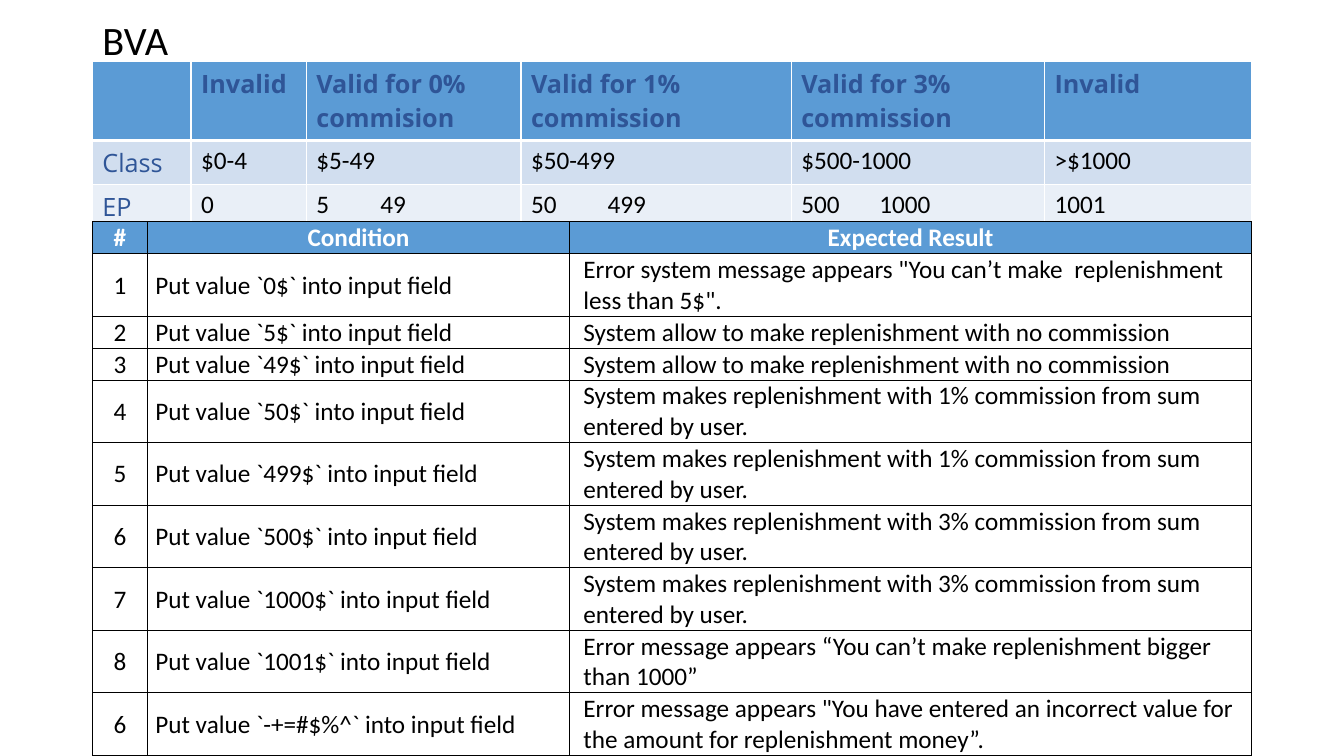
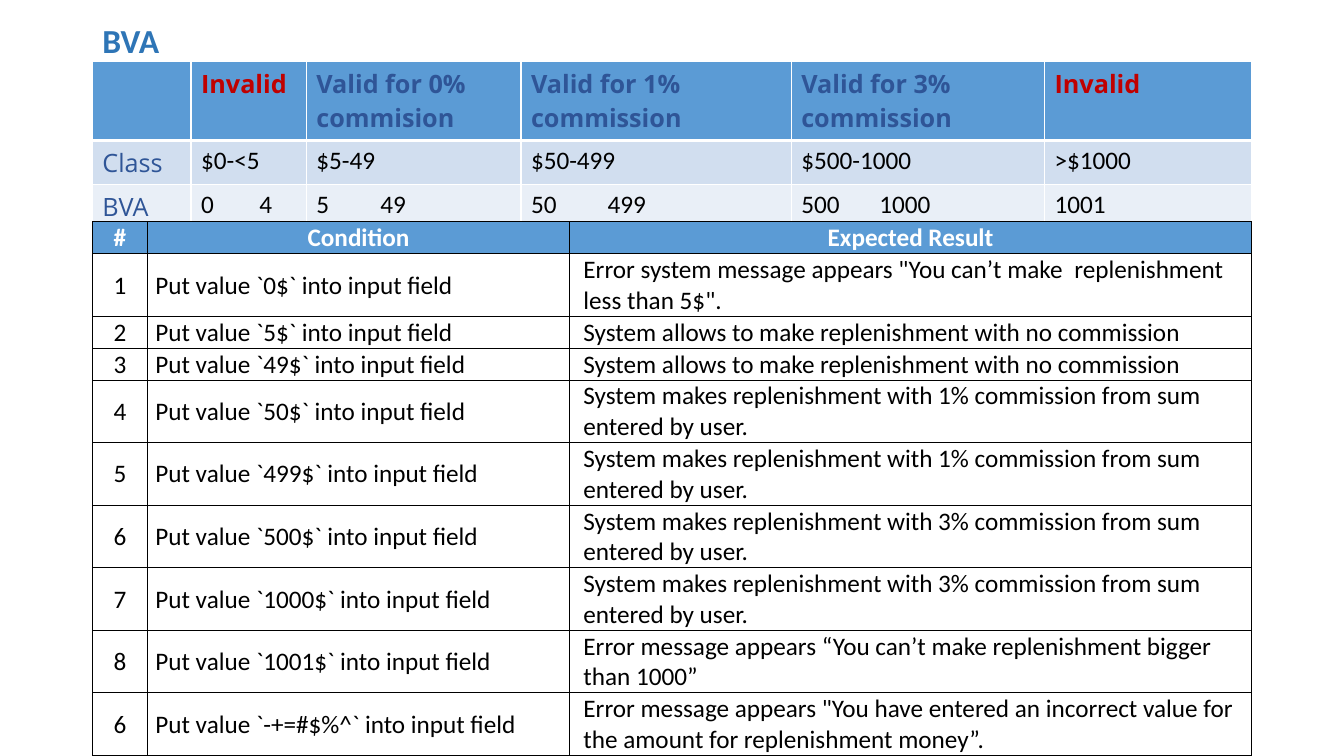
Before and after one commit to nromanen/pratical_testing_2022, a slide deck: slide 3 of Variant5.pptx. Drawn at 1344x756 pixels with LibreOffice and Linux fonts; fonts in the diff are those of the drawing. Boxes give left, top, right and bottom in pixels: in the first picture for what was removed or moved away, otherwise in the second. Text is boxed around its words. In the diff, an @@ line names an element or a change of style, - is before the commit and + after.

```diff
--- a/Variant5.pptx
+++ b/Variant5.pptx
@@ title "BVA" at [102, 31, 159, 53]: size 28.8 to 24 pt, text colour #000000 to #2E75B6, bold on @@
@@ table at [93, 62, 1251, 677] @@
-row 2, column 2: $0-4
+row 2, column 2: $0-<5
-row 3, column 1: EP
+row 3, column 1: BVA
-row 3, column 2: 0
+row 3, column 2: 0 4
@@ text colour #2F5597 to #C00000 in "Invalid", "Invalid" @@
@@ table at [93, 222, 1252, 756] @@
-row 3, column 3: System allow to make replenishment with no commission
+row 3, column 3: System allows to make replenishment with no commission
-row 4, column 3: System allow to make replenishment with no commission
+row 4, column 3: System allows to make replenishment with no commission
```
Also in this commit, not shown: 4 other slides changed, 1 slide added.
